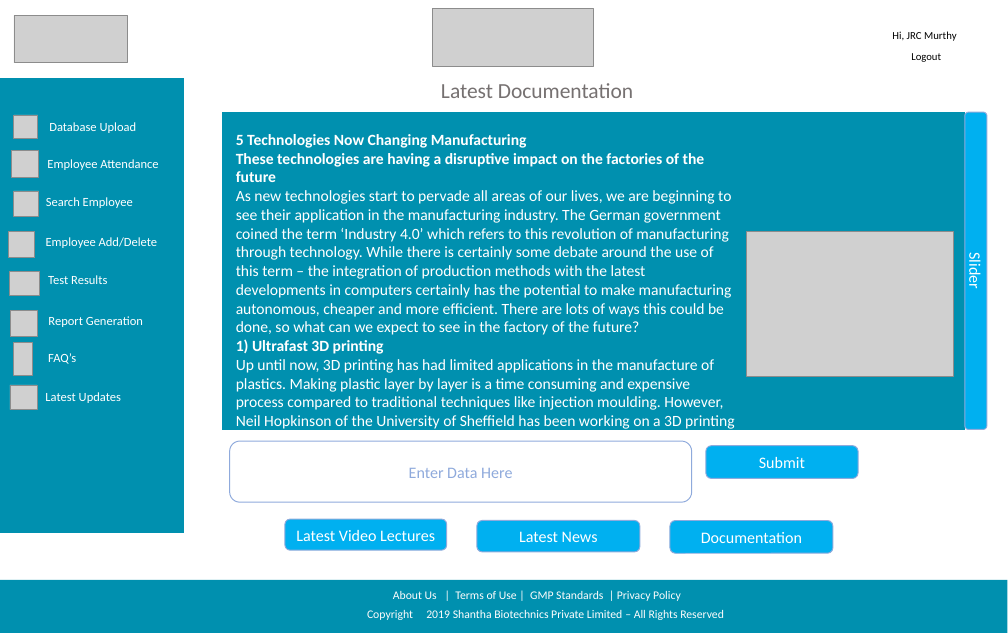
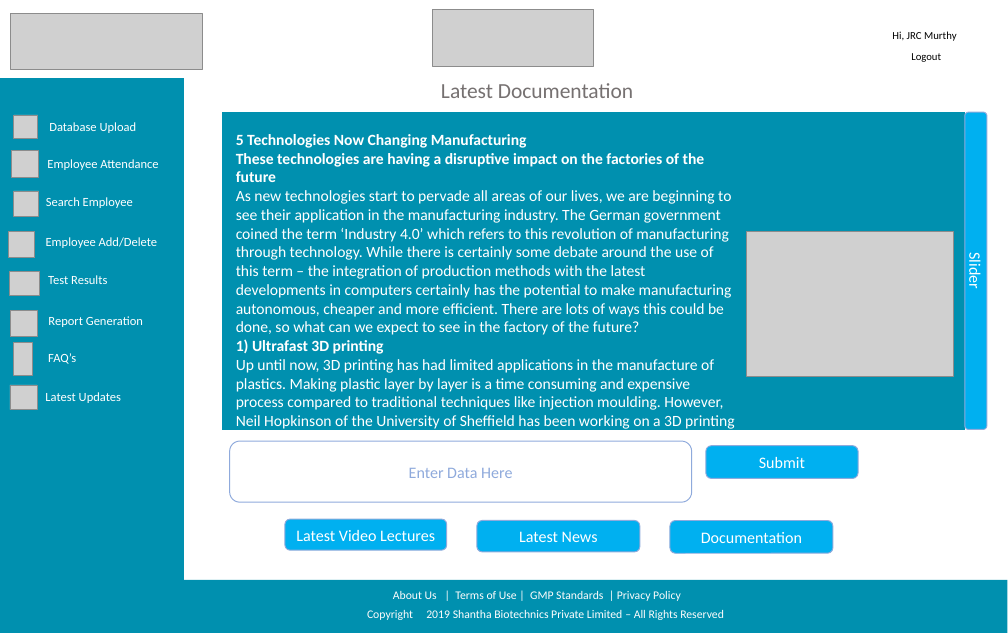
Before and after one commit to sarthakbhutani/Shantha_sih2019, a slide deck: slide 8 of Documentation/Screen Designs/Shanta Sanofi Screen Designs.pptx. Drawn at 1008x633 pixels with LibreOffice and Linux fonts; fonts in the diff are those of the drawing; grey boxes stand for pictures; background and template pictures are left out. Boxes give left, top, right and bottom in pixels: in the first picture for what was removed or moved away, otherwise in the second. Text is boxed around its words. In the diff, an @@ line names an element or a change of style, - is before the commit and + after.

```diff
--- a/Documentation/Screen Designs/Shanta Sanofi Screen Designs.pptx
+++ b/Documentation/Screen Designs/Shanta Sanofi Screen Designs.pptx
@@ picture resized from (x1=14, y1=15, x2=127, y2=63) to (x1=11, y1=13, x2=203, y2=69) @@
@@ rectangle resized from (x1=0, y1=79, x2=184, y2=532) to (x1=0, y1=79, x2=184, y2=579) @@
```
Also in this commit, not shown: 15 other slides changed, 3 slides removed.
